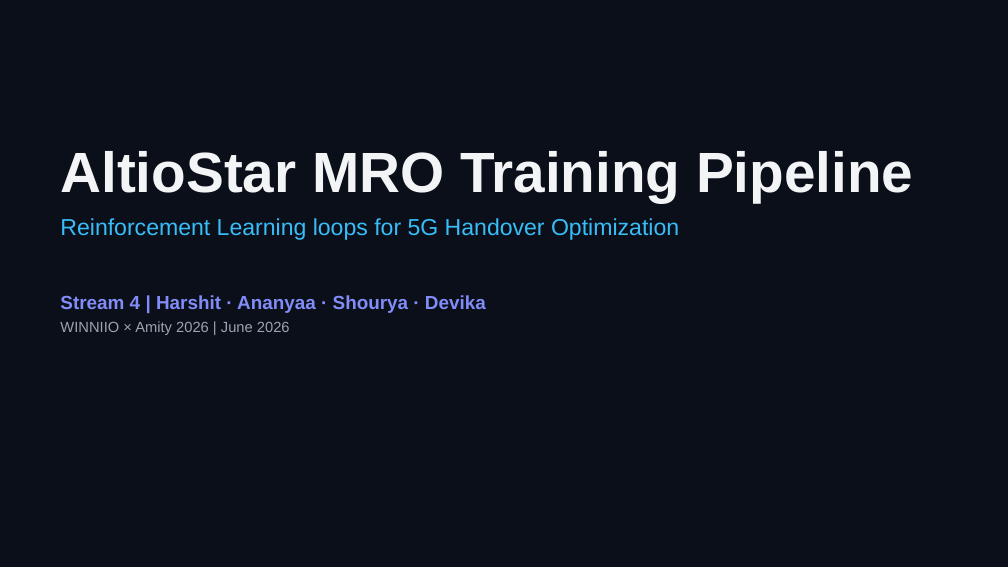
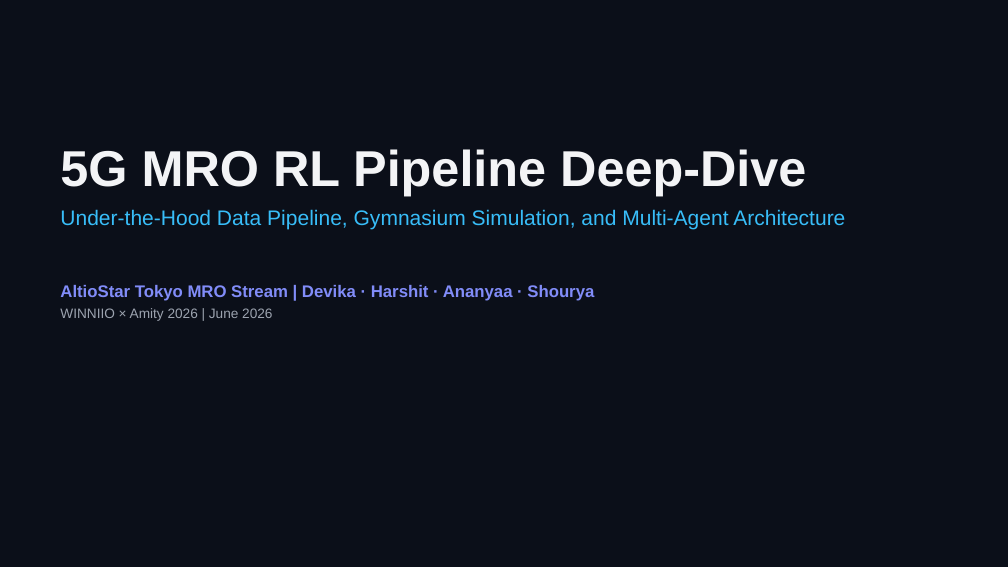
Before and after one commit to hrk0503/altiostar-mro-dashboard, a slide deck: slide 1 of docs/presentation.pptx. Drawn at 1008x567 pixels with LibreOffice and Linux fonts; fonts in the diff are those of the drawing. Boxes give left, top, right and bottom in pixels: in the first picture for what was removed or moved away, otherwise in the second. Text is boxed around its words. In the diff, an @@ line names an element or a change of style, - is before the commit and + after.

Commit message:
docs: update PPTX generator script and rebuild presentation.pptx with detailed pipeline details

```diff
--- a/docs/presentation.pptx
+++ b/docs/presentation.pptx
@@ text at (60, 149, 845, 301): text changed; size 22 to 20 pt @@
-AltioStar MRO Training Pipeline
-Reinforcement Learning loops for 5G Handover Optimization
-Stream 4 | Harshit · Ananyaa · Shourya · Devika
+5G MRO RL Pipeline Deep-Dive
+Under-the-Hood Data Pipeline, Gymnasium Simulation, and Multi-Agent Architecture
+AltioStar Tokyo MRO Stream | Devika · Harshit · Ananyaa · Shourya
@@ text at (60, 308, 272, 321): size 14 to 13 pt in "WINNIIO × Amity 2026 | June 2026" @@
```
Also in this commit, not shown: 2 other slides changed, 3 slides added, 3 slides removed, 1 other file.
